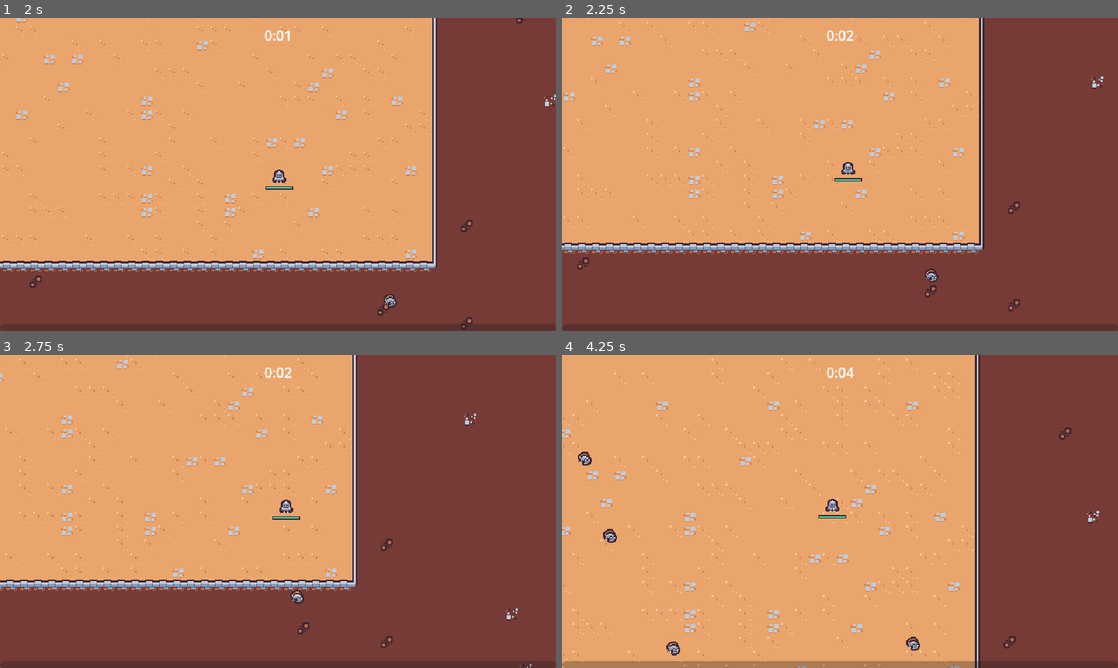
Above: before the commit, frames 1-4 (two rows, left to right).
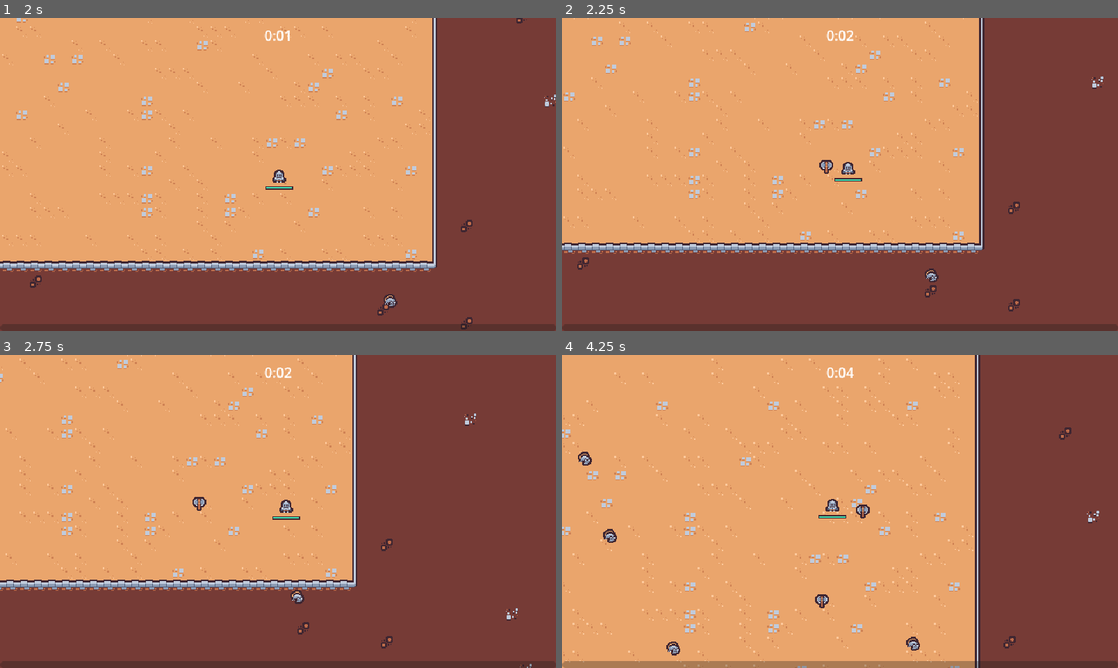
Above: after the commit, the same moments.

Repository: emyasnikov/2d-survivor-course
Game: Godot game, scene res://scenes/main/main.tscn
Same seed, same stepped clock (60 frames per second), same inputs: the game is played once before the commit and once after it.
Inputs (mouse positions are in pixels of both pictures, inside the frame that each line leads up to):
- Up to frame 1 (2 s): move the mouse to (400, 158) at 0.52 s; press the mouse at (400, 158) at 0.53 s; hold D (move_right) 0.53-1.28 s; move the mouse to (166, 190) at 1.27 s; release the mouse at (166, 190) at 1.28 s; hold S (move_down) from 1.28 s (still down); click (166, 190) at 1.35 s
- Up to frame 2 (2.25 s): move the mouse to (895, 105) at 2.02 s; release S (move_down) at 2.03 s; press the mouse at (895, 105) at 2.03 s; hold D (move_right) from 2.03 s (still down)
- Up to frame 3 (2.75 s): keep holding D (move_right)
- Up to frame 4 (4.25 s): move the mouse to (812, 574) at 2.77 s; release D (move_right) at 2.78 s; release the mouse at (812, 574) at 2.78 s; hold W (move_up) 2.78-3.53 s; click (812, 574) at 2.85 s; move the mouse to (1006, 558) at 3.52 s; press the mouse at (1006, 558) at 3.53 s; hold A (move_left) from 3.53 s (still down)

Frame 1 is identical in both runs. In frame 2, less than 0.1% of the frame differs, in the area x 46-49%, y 45-50%; in frame 3, less than 0.1%; in frame 4, 0.2%, in the area x 45-56%, y 47-81%.

Commit message:
Added axe ability controller to player.

Diff:
--- a/scenes/player/player.tscn
+++ b/scenes/player/player.tscn
@@ -1,7 +1,8 @@
-[gd_scene load_steps=10 format=3 uid="uid://7a461u84owoo"]
+[gd_scene load_steps=11 format=3 uid="uid://7a461u84owoo"]
 
 [ext_resource type="Texture2D" uid="uid://b6moifctiq2m3" path="res://scenes/player/player.png" id="1_63bgq"]
 [ext_resource type="Script" path="res://scenes/player/player.gd" id="1_rjvem"]
+[ext_resource type="PackedScene" uid="uid://dr1xaoeiy3cbc" path="res://scenes/abilities/axe_ability/axe_ability_controller.tscn" id="2_2vfgv"]
 [ext_resource type="PackedScene" uid="uid://dcrk6uokgen58" path="res://scenes/abilities/sword_ability/sword_ability_controller.tscn" id="2_gsl27"]
 [ext_resource type="Script" path="res://scenes/components/health_component/health_component.gd" id="3_keoxv"]
 
@@ -32,6 +33,8 @@
 script = ExtResource("1_rjvem")
 
 [node name="AbilityManager" type="Node" parent="."]
+
+[node name="AxeAbilityController" parent="AbilityManager" instance=ExtResource("2_2vfgv")]
 
 [node name="SwordAbilityController" parent="AbilityManager" instance=ExtResource("2_gsl27")]
 
